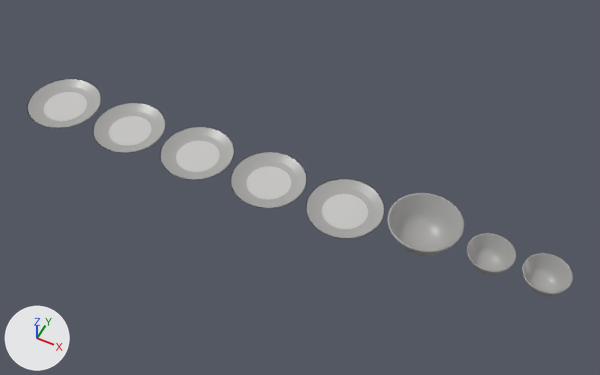
The glTF model public/modelos/RAY-05.glb, before and after one commit.
Before and after are seen from a camera (50 mm lens) standing at (0.934, -1.666, 2.121) and looking at (0.094, 0.013, 0.023). The lights are fixed; the arrows at lower left show +X, +Y and +Z. The picture after the commit comes second. Where no turn or scale is listed for an object, it has been applied to the vertices.
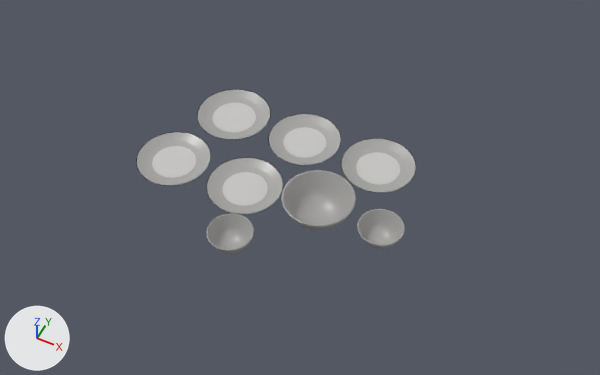
The edits, one by one:
Object 'Mesh_0' (ob_mesh_0) moves from (-0.878, 0.0, 0.0) to (-0.285, 0.23, 0.0).
Object 'Mesh_1' (ob_mesh_1) moves from (-0.878, 0.0, 0.004) to (-0.285, 0.23, 0.004).
Object 'Mesh_2' (ob_mesh_2) moves from (-0.588, 0.0, 0.0) to (0.005, 0.23, 0.0).
Object 'Mesh_3' (ob_mesh_3) moves from (-0.588, 0.0, 0.004) to (0.005, 0.23, 0.004).
Object 'Mesh_4' (ob_mesh_4) moves from (-0.302, 0.0, 0.0) to (0.29, 0.23, 0.0).
Object 'Mesh_5' (ob_mesh_5) moves from (-0.302, 0.0, 0.004) to (0.29, 0.23, 0.004).
Object 'Mesh_6' (ob_mesh_6) moves from (-0.018, 0.0, 0.0) to (-0.362, -0.06, 0.0).
Object 'Mesh_7' (ob_mesh_7) moves from (-0.018, 0.0, 0.004) to (-0.362, -0.06, 0.004).
Object 'Mesh_8' (ob_mesh_8) moves from (0.268, 0.0, 0.0) to (-0.078, -0.06, 0.0).
Object 'Mesh_9' (ob_mesh_9) moves from (0.268, 0.0, 0.004) to (-0.078, -0.06, 0.004).
Object 'Mesh_10' (ob_mesh_10) moves from (0.542, 0.0, 0.0) to (0.198, -0.06, 0.0).
Object 'Mesh_11' (ob_mesh_11) moves from (0.762, 0.0, 0.0) to (0.418, -0.06, 0.0).
Object 'Mesh_12' (ob_mesh_12) moves from (0.938, 0.0, 0.0) to (0.0, -0.29, 0.0).

What differs and where, as boxes (x1, y1, x2, y2) in the pictures (600 x 375 px):
'Mesh_10', moved
    before: (387, 193, 464, 256)
    after: (281, 170, 356, 231)
'Mesh_8', moved
    before: (306, 179, 385, 239)
    after: (206, 157, 283, 214)
'Mesh_6', moved
    before: (231, 152, 307, 208)
    after: (136, 132, 211, 186)
'Mesh_4', moved
    before: (160, 127, 234, 180)
    after: (341, 138, 416, 193)
'Mesh_2', moved
    before: (93, 103, 166, 153)
    after: (268, 114, 341, 165)
'Mesh_0', moved
    before: (27, 79, 101, 128)
    after: (197, 89, 271, 140)
'Mesh_12', moved
    before: (522, 253, 573, 296)
    after: (206, 213, 254, 254)
'Mesh_11', moved
    before: (467, 233, 516, 275)
    after: (357, 209, 405, 249)
'Mesh_9', moved
    before: (322, 194, 368, 229)
    after: (223, 172, 268, 206)
'Mesh_7', moved
    before: (247, 166, 291, 200)
    after: (152, 146, 196, 178)
'Mesh_5', moved
    before: (176, 141, 220, 172)
    after: (356, 152, 400, 185)
'Mesh_3', moved
    before: (109, 116, 151, 146)
    after: (283, 127, 326, 158)
'Mesh_1', moved
    before: (44, 92, 87, 121)
    after: (213, 103, 256, 132)
